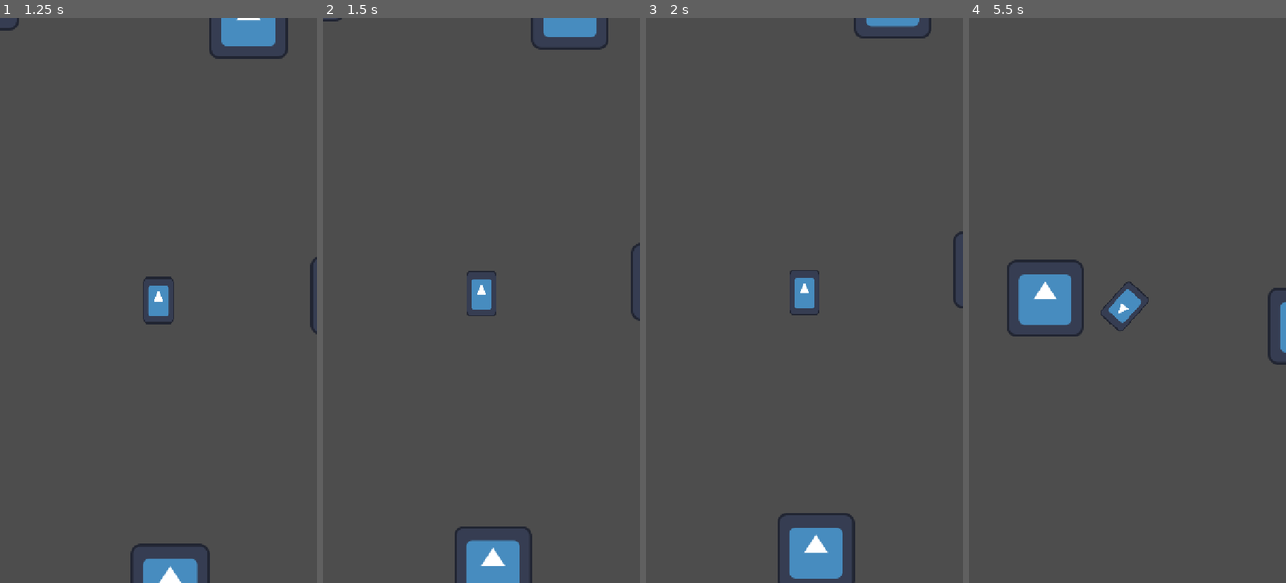
Above: before the commit, frames 1-4 (left to right).
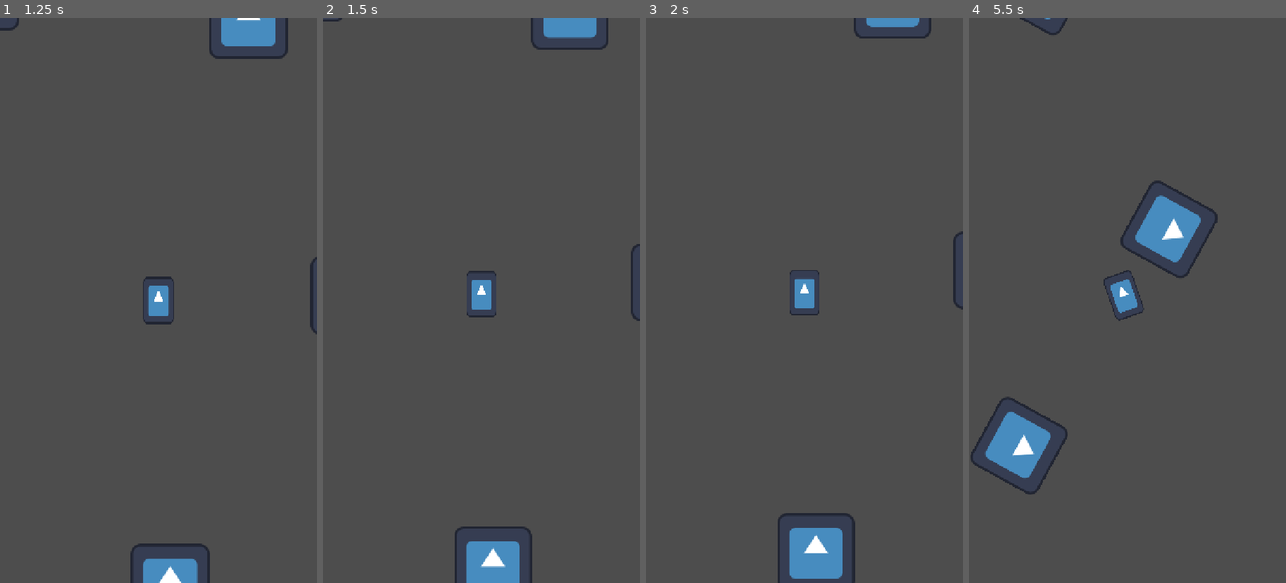
Above: after the commit, the same moments.

Repository: akaMahi/Brackeys2026
Game: Godot game, scene res://node_2d.tscn
Two runs of this game, one before a commit and one after it. Both use one fixed random seed, a clock stepped at 60 frames per second and the inputs below. The engine's default icon, where the game draws it, is replaced by a stand-in: a white triangle on a blue panel in a dark square.
Inputs:
- Up to frame 1 (1.25 s): tap Enter at 0.5 s; hold D (move_right) from 0.53 s (still down); tap Space (drift) at 0.6 s
- Up to frame 2 (1.5 s): tap Space (drift) at 1.25, 1.35 s; release D (move_right) at 1.28 s; hold S (move_down) from 1.28 s (still down)
- Up to frame 3 (2 s): keep holding S (move_down)
- Up to frame 4 (5.5 s): release S (move_down) at 2.03 s; hold D (move_right) 2.03-2.78 s; tap Space (drift) every 0.75 s from 2.1 to 5.1 s; hold W (move_up) 2.78-3.53 s; hold A (move_left) 3.53-5.03 s; hold S (move_down) from 5.03 s (still down)

Frame 1 is identical in both runs. In frame 2, 0.2% of the frame differs, in the area x 45-100%, y 2-98%; in frame 3, less than 0.1%; in frame 4, 6.6%, in the area x 0-100%, y 0-85%.

Commit message:
added camera rotation

Diff:
--- a/camera_2d.gd
+++ b/camera_2d.gd
@@ -1,55 +1,121 @@
 extends Camera2D
 
-# Attach this to a Camera2D that is a CHILD of your car node,
-# or a standalone Camera2D that calls set_target(car) below.
+# This camera is expected to be a CHILD of the car node.
+# Because it's a child, it automatically inherits the car's rotation
+# through the scene tree — so "freezing" the camera means actively
+# CANCELING the car's rotation via this node's own local `rotation`,
+# and "syncing" means letting that local rotation return to 0 so the
+# inherited parent rotation shows through again.
+#
+# Everything here runs in _physics_process so it reads the car's
+# rotation on the exact same tick the car updates it — mixing this
+# with _process caused the detection to misfire, which is why the
+# camera was just passively following before.
 
 @export var target: Node2D
 
 @export_group("Zoom")
-@export var zoom_min: float = 1.4 # zoomed IN at low speed (more detail)
-@export var zoom_max: float = 0.85 # zoomed OUT at high speed (more visibility)
-@export var zoom_speed_reference: float = 600.0 # speed at which zoom_max is reached (match your car's max_speed)
-@export var zoom_smoothing: float = 3.0 # how fast zoom transitions
+@export var zoom_min: float = 1.4
+@export var zoom_max: float = 0.85
+@export var zoom_speed_reference: float = 600.0
+@export var zoom_smoothing: float = 3.0
 
 @export_group("Look-ahead")
-@export var lookahead_max: float = 220.0 # pixels the camera pushes toward travel direction at full speed
+@export var lookahead_max: float = 220.0
 @export var lookahead_smoothing: float = 4.0
-@export var lookahead_vertical_bias: float = 1.3 # push extra bias upward since vertical games need forward sight more than side sight
+@export var lookahead_vertical_bias: float = 1.3
+
+@export_group("Rotation Sync")
+@export var rotation_sync_enabled: bool = true
+@export var turn_threshold: float = 0.15 # rad/sec — above this counts as "turning"
+@export var straight_hold_time: float = 0.25 # seconds of straight driving before syncing starts
+@export var rotation_sync_speed: float = 3.0 # rad/sec — how fast rotation eases back once syncing
 
 var _current_zoom: float = 1.0
 var _current_lookahead: Vector2 = Vector2.ZERO
 
+var _prev_car_rotation: float = 0.0
+var _is_turning: bool = false
+var _straight_timer: float = 0.0
+var _locked_local_rotation: float = 0.0 # camera's local rotation, held constant while turning
+
 
 func _ready() -> void:
-	# Camera2D already has these built in — just set them directly.
+	ignore_rotation = false # Camera2D ignores rotation by default in Godot 4 — must disable
 	position_smoothing_enabled = true
 	position_smoothing_speed = 8.0
+
 	_current_zoom = zoom_min
 	zoom = Vector2(_current_zoom, _current_zoom)
 
+	if target:
+		_prev_car_rotation = target.rotation
+	rotation = 0.0
+	_locked_local_rotation = 0.0
 
-func _process(delta: float) -> void:
-	if target == null:
+
+func _physics_process(delta: float) -> void:
+	if target == null or delta <= 0.0:
 		return
 
-	var velocity: Vector2 = Vector2.ZERO
+	var car_velocity: Vector2 = _get_target_velocity()
+	_update_zoom(car_velocity, delta)
+	_update_lookahead(car_velocity, delta)
+
+	if rotation_sync_enabled:
+		_update_rotation_sync(delta)
+
+
+func _get_target_velocity() -> Vector2:
 	if target.has_method("get_velocity"):
-		velocity = target.get_velocity()
+		return target.get_velocity()
 	elif "velocity" in target:
-		velocity = target.velocity
+		return target.velocity
+	return Vector2.ZERO
 
-	var speed: float = velocity.length()
-	var speed_ratio: float = clamp(speed / zoom_speed_reference, 0.0, 1.0)
 
-	# ── Zoom ──
+func _update_zoom(car_velocity: Vector2, delta: float) -> void:
+	var speed_ratio: float = clamp(car_velocity.length() / zoom_speed_reference, 0.0, 1.0)
 	var target_zoom: float = lerp(zoom_min, zoom_max, speed_ratio)
 	_current_zoom = lerp(_current_zoom, target_zoom, clamp(zoom_smoothing * delta, 0.0, 1.0))
 	zoom = Vector2(_current_zoom, _current_zoom)
 
-	# ── Look-ahead offset ──
-	var travel_dir: Vector2 = velocity.normalized() if speed > 10.0 else Vector2.ZERO
+
+func _update_lookahead(car_velocity: Vector2, delta: float) -> void:
+	var speed: float = car_velocity.length()
+	var speed_ratio: float = clamp(speed / zoom_speed_reference, 0.0, 1.0)
+	var travel_dir: Vector2 = car_velocity.normalized() if speed > 10.0 else Vector2.ZERO
+
 	var target_lookahead: Vector2 = travel_dir * lookahead_max * speed_ratio
-	target_lookahead.y *= lookahead_vertical_bias # bias toward seeing what's ahead vertically
+	target_lookahead.y *= lookahead_vertical_bias
 
 	_current_lookahead = _current_lookahead.lerp(target_lookahead, clamp(lookahead_smoothing * delta, 0.0, 1.0))
 	offset = _current_lookahead
+
+
+func _update_rotation_sync(delta: float) -> void:
+	var car_rotation: float = target.rotation
+	print("turning: ", _is_turning, " | rotation: ", rotation, " | car rotation: ", car_rotation)
+	var delta_rotation: float = wrapf(car_rotation - _prev_car_rotation, -PI, PI)
+	var angular_speed: float = abs(delta_rotation) / delta
+	_prev_car_rotation = car_rotation
+
+	var was_turning: bool = _is_turning
+	_is_turning = angular_speed > turn_threshold
+
+	if _is_turning:
+		if not was_turning:
+			# Turn just started this tick — lock the camera's current local rotation.
+			_locked_local_rotation = rotation
+		_straight_timer = 0.0
+		# Actively cancel the car's rotation change so the camera's LOCAL rotation
+		# stays pinned, which keeps the GLOBAL (visual) rotation frozen too.
+		_locked_local_rotation -= delta_rotation
+		rotation = _locked_local_rotation
+	else:
+		_straight_timer += delta
+		if _straight_timer >= straight_hold_time:
+			# Driving straight long enough — ease local rotation back to 0,
+			# letting the inherited parent (car) rotation show through.
+			rotation = lerp_angle(rotation, 0.0, clamp(rotation_sync_speed * delta, 0.0, 1.0))
+		# else: still in the grace window, hold rotation exactly where it is (no change).
--- a/node_2d.tscn
+++ b/node_2d.tscn
@@ -15,10 +15,12 @@
 
 [node name="Camera2D" type="Camera2D" parent="CharacterBody2D" unique_id=942299931 node_paths=PackedStringArray("target")]
 scale = Vector2(0.99999994, 0.99999994)
+ignore_rotation = false
 position_smoothing_enabled = true
 position_smoothing_speed = 8.0
 script = ExtResource("2_epypp")
 target = NodePath("..")
+turn_threshold = 0.3
 
 [node name="CollisionShape2D" type="CollisionShape2D" parent="CharacterBody2D" unique_id=1444007434]
 shape = SubResource("RectangleShape2D_30ebg")
